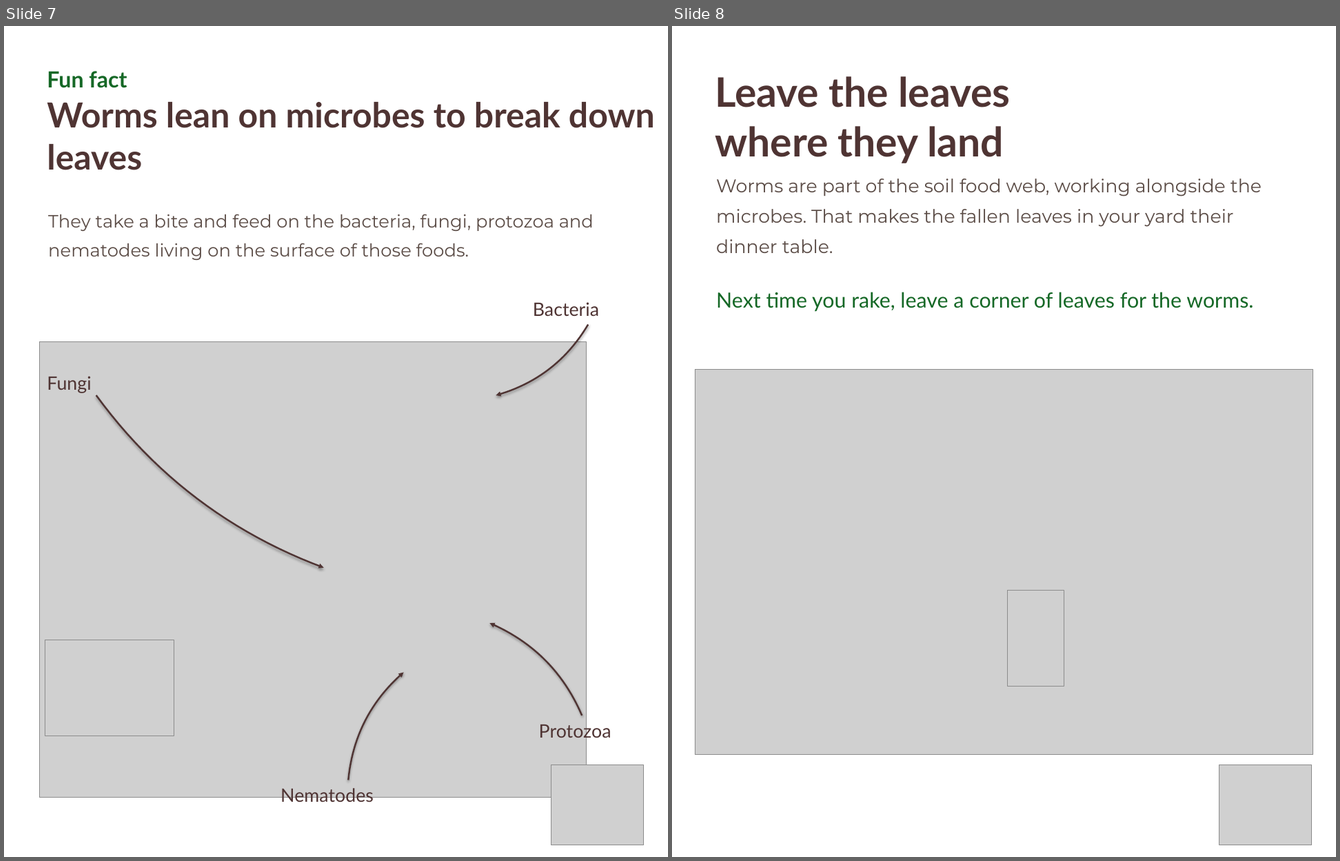
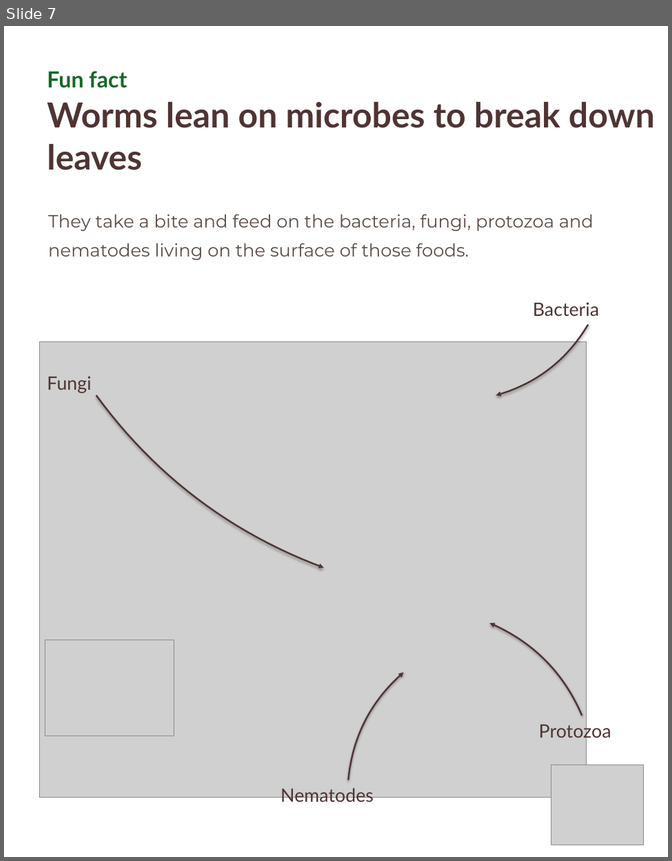
Before and after one commit to linneamoritznyc/final-SFWsite-Linnea, a slide deck: social/earthworm-day-2026-10-21/21-10-2026-wed-ig-earthworm-jar.pptx. Shown side by side, each under a label of ours: slides 7 and 8 before the commit, slide 7 after it. The pictures are 1340x861 and 672x861 pixels, drawn with LibreOffice and Linux fonts; fonts in the diff are those of the drawing; grey boxes stand for pictures. Boxes give left, top, right and bottom in pixels: in the first picture for what was removed or moved away, otherwise in the second. Text is boxed around its words. In the diff, an @@ line names an element or a change of style, - is before the commit and + after.

```diff
--- a/social/earthworm-day-2026-10-21/21-10-2026-wed-ig-earthworm-jar.pptx
+++ b/social/earthworm-day-2026-10-21/21-10-2026-wed-ig-earthworm-jar.pptx
@@ slide 8 removed at [672,26,1336,857], background #FFFFFF @@
@@ text removed at [715,76,1010,163] @@
-Leave the leaves
-where they land
@@ text removed at [716,178,1262,253] @@
-Worms are part of the soil food web, working alongside the microbes. That makes the fallen leaves in your yard their dinner table.
@@ text removed at [716,292,1254,312] @@
-Next time you rake, leave a corner of leaves for the worms.
@@ picture removed at [695,369,1314,754] @@
@@ picture removed at [1008,590,1065,686] @@
@@ picture removed at [1220,764,1312,844] @@
```
Also in this commit, not shown: 3 other files.
